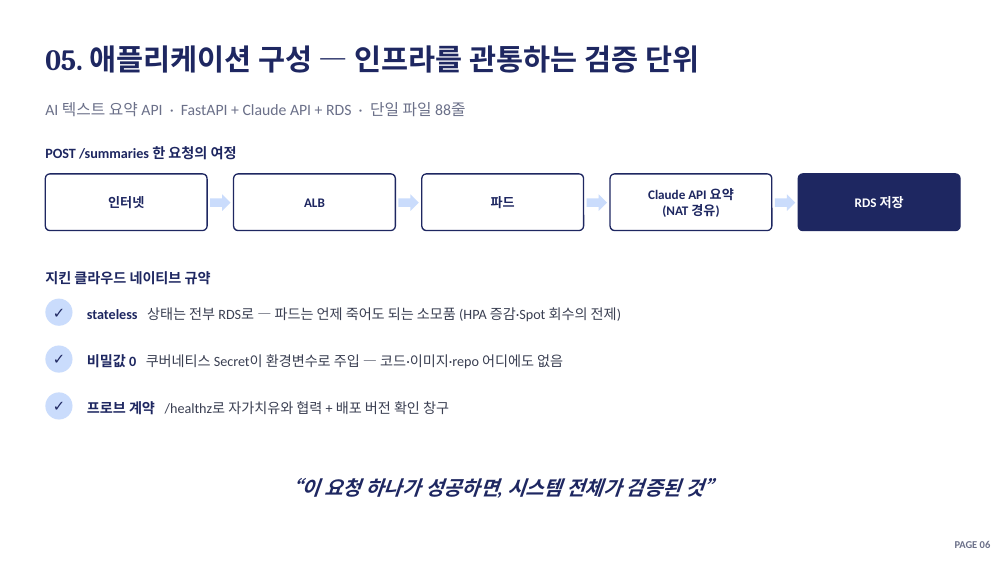
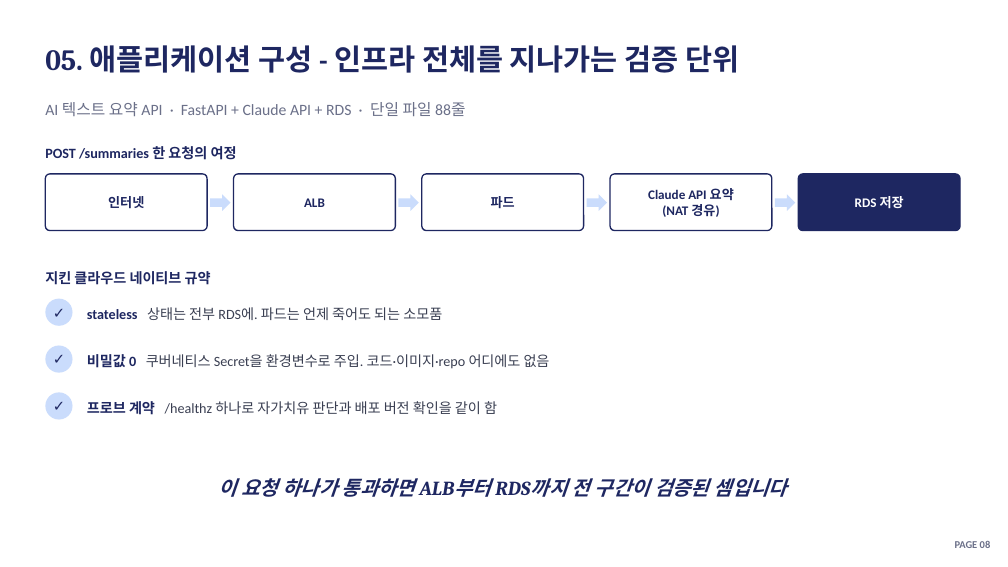
Before and after one commit to soc05272/eks-gitops-portfolio, a slide deck: slide 8 of docs/presentation.pptx. Drawn at 1008x567 pixels with LibreOffice and Linux fonts; fonts in the diff are those of the drawing. Boxes give left, top, right and bottom in pixels: in the first picture for what was removed or moved away, otherwise in the second. Text is boxed around its words. In the diff, an @@ line names an element or a change of style, - is before the commit and + after.

```diff
--- a/docs/presentation.pptx
+++ b/docs/presentation.pptx
@@ text at [45, 45, 739, 73]: text changed @@
-05. 애플리케이션 구성 — 인프라를 관통하는 검증 단위
+05. 애플리케이션 구성 - 인프라 전체를 지나가는 검증 단위
@@ text at [87, 307, 442, 320]: text changed @@
-stateless 상태는 전부 RDS로 — 파드는 언제 죽어도 되는 소모품 (HPA 증감·Spot 회수의 전제)
+stateless 상태는 전부 RDS에. 파드는 언제 죽어도 되는 소모품
@@ text at [87, 354, 550, 369]: text changed @@
-비밀값 0 쿠버네티스 Secret이 환경변수로 주입 — 코드·이미지·repo 어디에도 없음
+비밀값 0 쿠버네티스 Secret을 환경변수로 주입. 코드·이미지·repo 어디에도 없음
@@ text at [87, 401, 497, 415]: text changed @@
-프로브 계약 /healthz로 자가치유와 협력 + 배포 버전 확인 창구
+프로브 계약 /healthz 하나로 자가치유 판단과 배포 버전 확인을 같이 함
@@ text at [218, 478, 787, 497]: text changed @@
-“이 요청 하나가 성공하면, 시스템 전체가 검증된 것”
+이 요청 하나가 통과하면 ALB부터 RDS까지 전 구간이 검증된 셈입니다
```
Also in this commit, not shown: 18 other slides changed, 1 slide removed, 3 other files.
